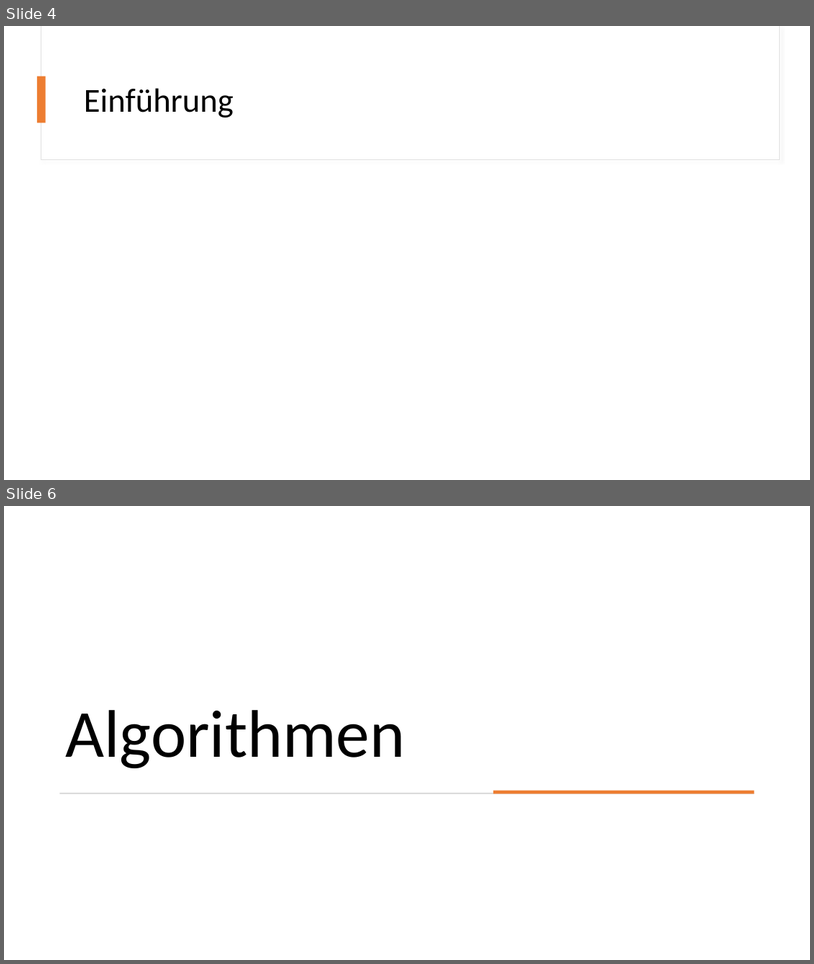
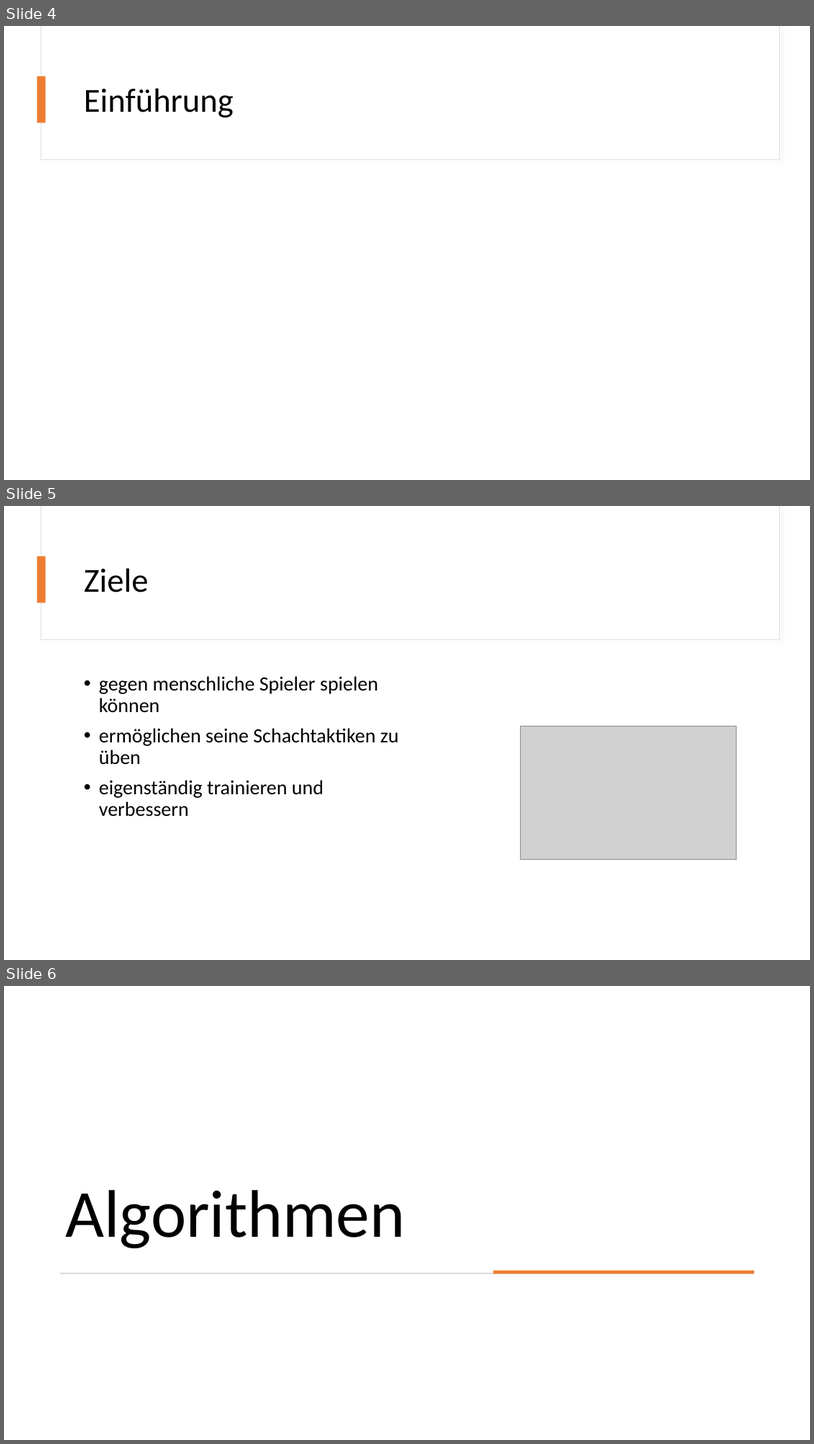
Before and after one commit to Brebeck-Jan/chessmaster, a slide deck: Präsentationen/Abschlusspräsentation/Chessmaster_Abschluss.pptx. Shown one above the other, each under a label of ours: slides 4 and 6 before the commit, slides 4, 5 and 6 after it; the slides between them are not shown. The pictures are 814x964 and 814x1444 pixels, drawn with LibreOffice and Linux fonts; fonts in the diff are those of the drawing; grey boxes stand for pictures. Boxes give left, top, right and bottom in pixels: in the first picture for what was removed or moved away, otherwise in the second. Text is boxed around its words. In the diff, an @@ line names an element or a change of style, - is before the commit and + after.

```diff
--- a/Präsentationen/Abschlusspräsentation/Chessmaster_Abschluss.pptx
+++ b/Präsentationen/Abschlusspräsentation/Chessmaster_Abschluss.pptx
@@ slide 5 added at box(4, 506, 810, 960), background #FFFFFF @@
@@ rectangle added at box(41, 506, 779, 640), fill #FFFFFF, outline #E1E1E1 0.75 pt @@
@@ rectangle added at box(41, 506, 779, 639), fill #FFFFFF @@
@@ rectangle added at box(37, 556, 46, 602), fill #ED7D31 @@
@@ title added at box(84, 568, 149, 592), 40 pt, text #000000 @@
+Ziele
@@ text added at box(99, 676, 399, 816), 24 pt, text #000000 @@
+• gegen menschliche Spieler spielen können
+• ermöglichen seine Schachtaktiken zu üben
+• eigenständig trainieren und verbessern
@@ picture added at box(521, 726, 736, 860) @@
```
Also in this commit, not shown: 5 slides changed, 3 other slides added, 5 slides removed.
